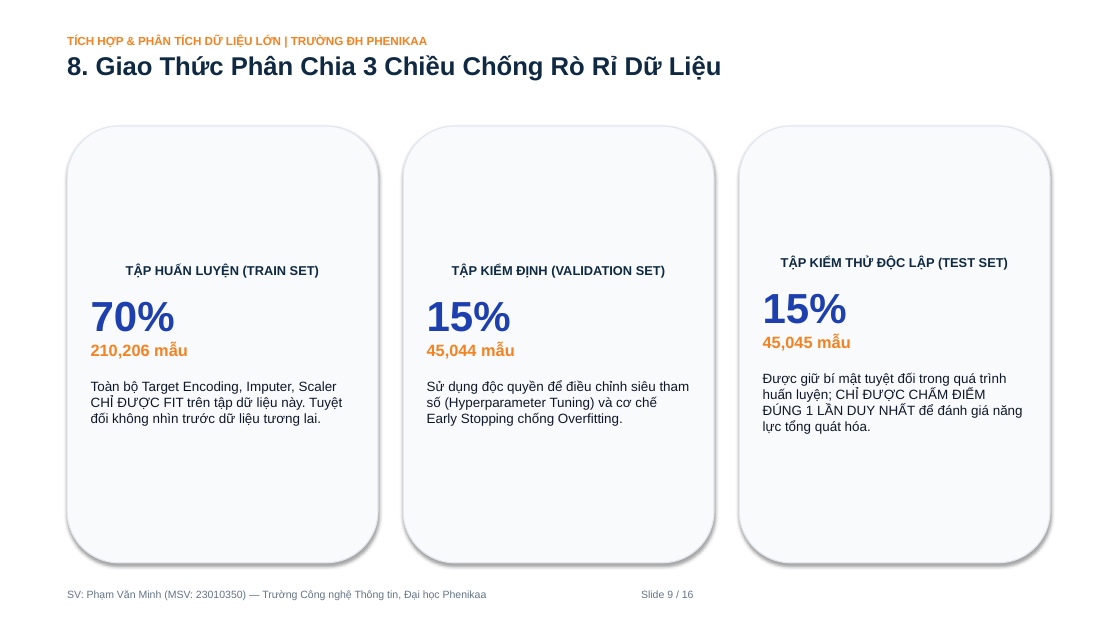
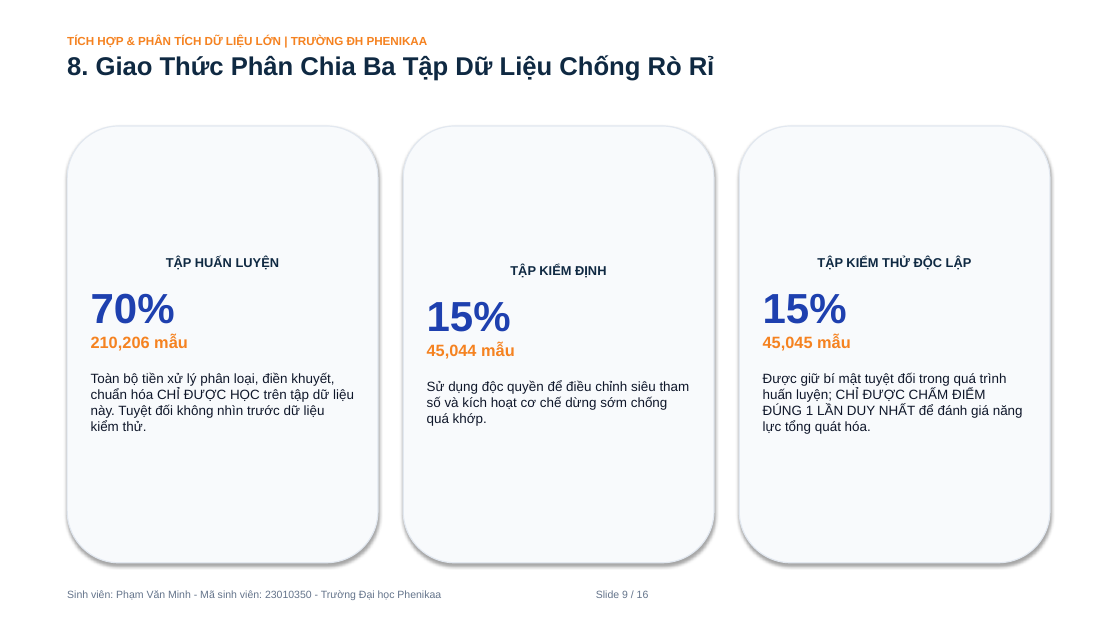
Before and after one commit to PVM-05/House-Prediction, a slide deck: slide 9 of docs/Slide_Bao_Ve_Du_An_House_Prediction.pptx. Drawn at 1120x630 pixels with LibreOffice and Linux fonts; fonts in the diff are those of the drawing. Boxes give left, top, right and bottom in pixels: in the first picture for what was removed or moved away, otherwise in the second. Text is boxed around its words. In the diff, an @@ line names an element or a change of style, - is before the commit and + after.

```diff
--- a/docs/Slide_Bao_Ve_Du_An_House_Prediction.pptx
+++ b/docs/Slide_Bao_Ve_Du_An_House_Prediction.pptx
@@ text at [67,55,715,81]: text changed @@
-8. Giao Thức Phân Chia 3 Chiều Chống Rò Rỉ Dữ Liệu
+8. Giao Thức Phân Chia Ba Tập Dữ Liệu Chống Rò Rỉ
@@ text in rounded rectangle at [166,257,280,270]: text changed @@
-TẬP HUẤN LUYỆN (TRAIN SET)
+TẬP HUẤN LUYỆN
@@ text in rounded rectangle at [510,265,606,278]: text changed @@
-TẬP KIỂM ĐỊNH (VALIDATION SET)
+TẬP KIỂM ĐỊNH
@@ text in rounded rectangle at [817,257,972,270]: text changed @@
-TẬP KIỂM THỬ ĐỘC LẬP (TEST SET)
+TẬP KIỂM THỬ ĐỘC LẬP
@@ text in rounded rectangle at [91,372,354,431]: text changed @@
-Toàn bộ Target Encoding, Imputer, Scaler CHỈ ĐƯỢC FIT trên tập dữ liệu này. Tuyệt đối không nhìn trước dữ liệu tương lai.
+Toàn bộ tiền xử lý phân loại, điền khuyết, chuẩn hóa CHỈ ĐƯỢC HỌC trên tập dữ liệu này. Tuyệt đối không nhìn trước dữ liệu kiểm thử.
@@ text in rounded rectangle at [427,380,690,426]: text changed @@
-Sử dụng độc quyền để điều chỉnh siêu tham số (Hyperparameter Tuning) và cơ chế Early Stopping chống Overfitting.
+Sử dụng độc quyền để điều chỉnh siêu tham số và kích hoạt cơ chế dừng sớm chống quá khớp.
@@ text at [67,590,649,600]: text changed @@
-SV: Phạm Văn Minh (MSV: 23010350) — Trường Công nghệ Thông tin, Đại học Phenikaa Slide 9 / 16
+Sinh viên: Phạm Văn Minh - Mã sinh viên: 23010350 - Trường Đại học Phenikaa Slide 9 / 16
```
Also in this commit, not shown: 15 other slides changed, 19 other files.
